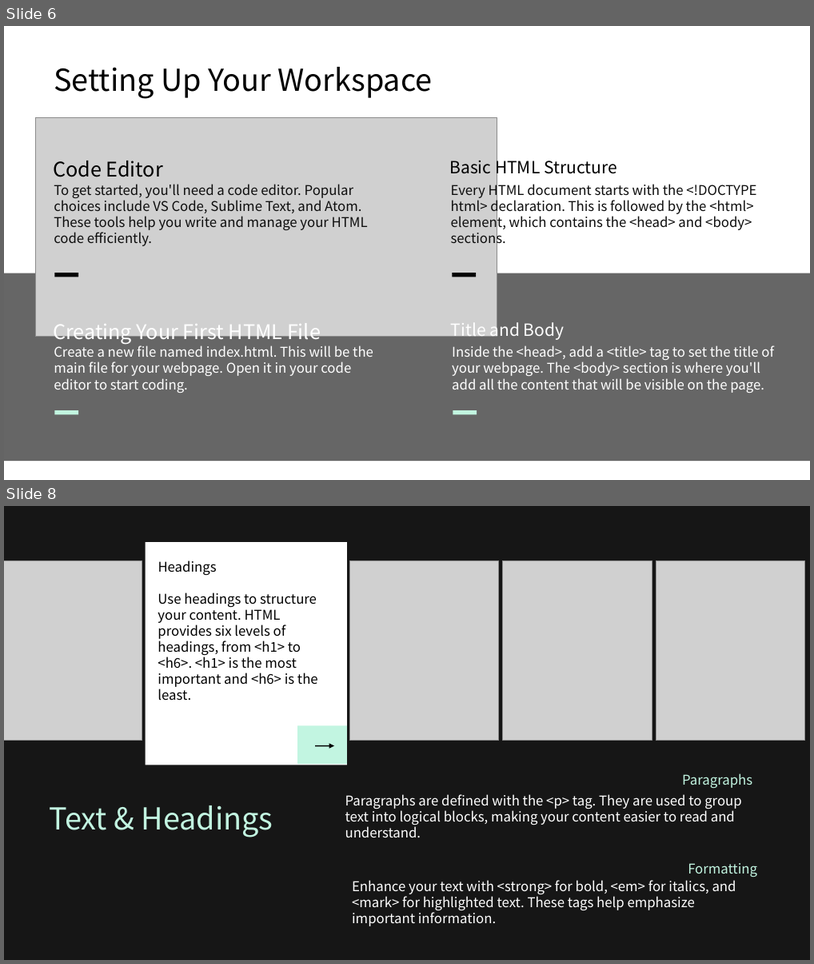
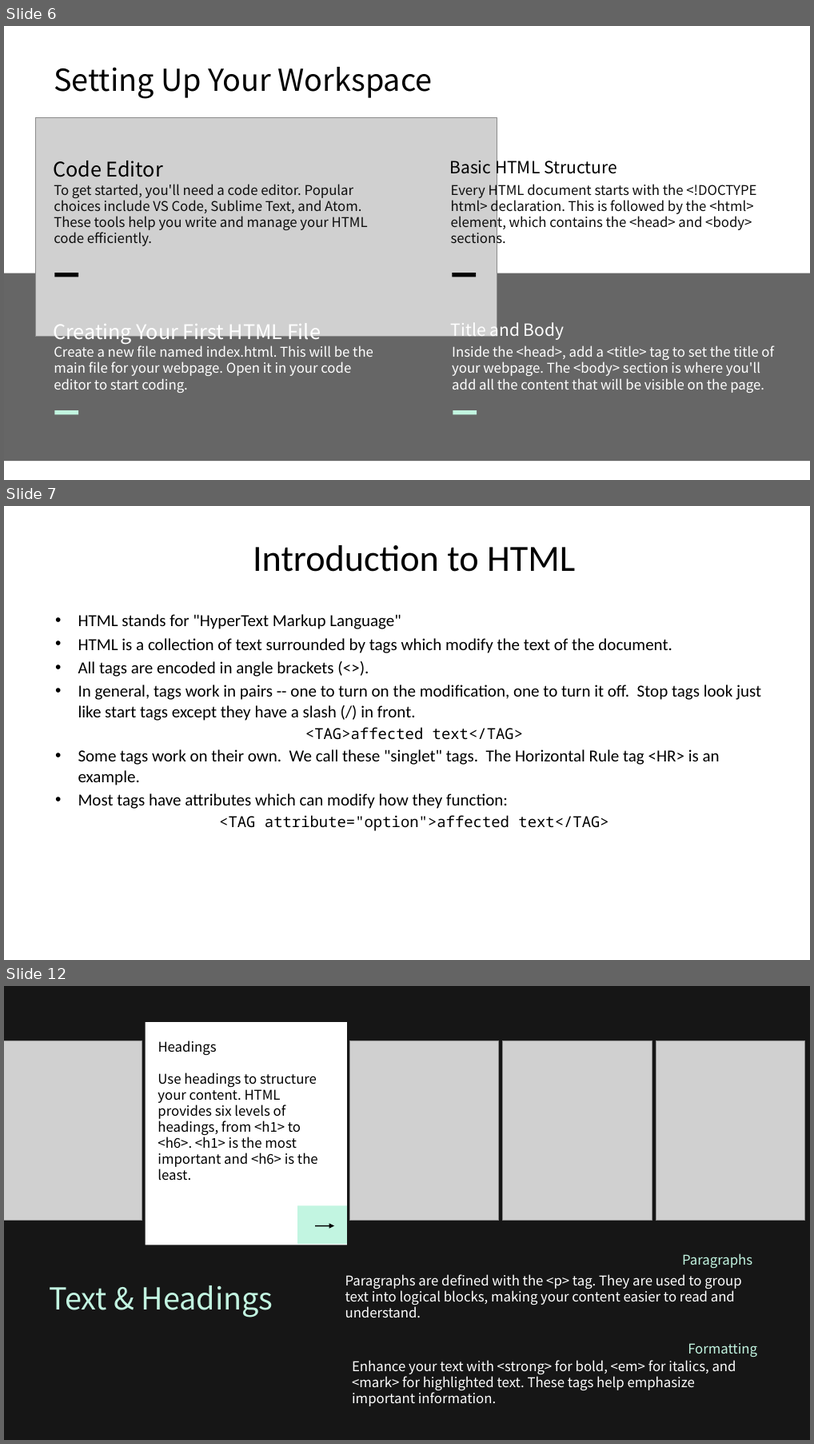
Before and after one commit to seanwhs/HTML-Crash-Course, a slide deck: HTML Crash Course – 1 Day.pptx. Shown one above the other, each under a label of ours: slides 6 and 8 before the commit, slides 6, 7 and 12 after it; the slides between them are not shown. The pictures are 814x964 and 814x1444 pixels, drawn with LibreOffice and Linux fonts; fonts in the diff are those of the drawing; grey boxes stand for pictures; background and template pictures are left out. Boxes give left, top, right and bottom in pixels: in the first picture for what was removed or moved away, otherwise in the second. Text is boxed around its words. In the diff, an @@ line names an element or a change of style, - is before the commit and + after.

Commit message:
Edited Slide

```diff
--- a/HTML Crash Course – 1 Day.pptx
+++ b/HTML Crash Course – 1 Day.pptx
@@ slide 7 added at box(4, 506, 810, 960), background #FFFFFF @@
@@ text added at box(253, 545, 575, 572), 44 pt, text #000000 @@
+Introduction to HTML
@@ text added at box(78, 614, 762, 831), 20 pt, text #000000 @@
+• HTML stands for "HyperText Markup Language"
+• HTML is a collection of text surrounded by tags which modify the text of the document.
+• All tags are encoded in angle brackets (<>).
+• In general, tags work in pairs -- one to turn on the modification, one to turn it off. Stop tags look just like start tags except they have a slash (/) in front.
+<TAG>affected text</TAG>
+• Some tags work on their own. We call these "singlet" tags. The Horizontal Rule tag <HR> is an example.
+• Most tags have attributes which can modify how they function:
+<TAG attribute="option">affected text</TAG>
@@ what was slide 8 is now slide 12 @@
```
Also in this commit, not shown: 1 slide changed, 44 other slides added.
